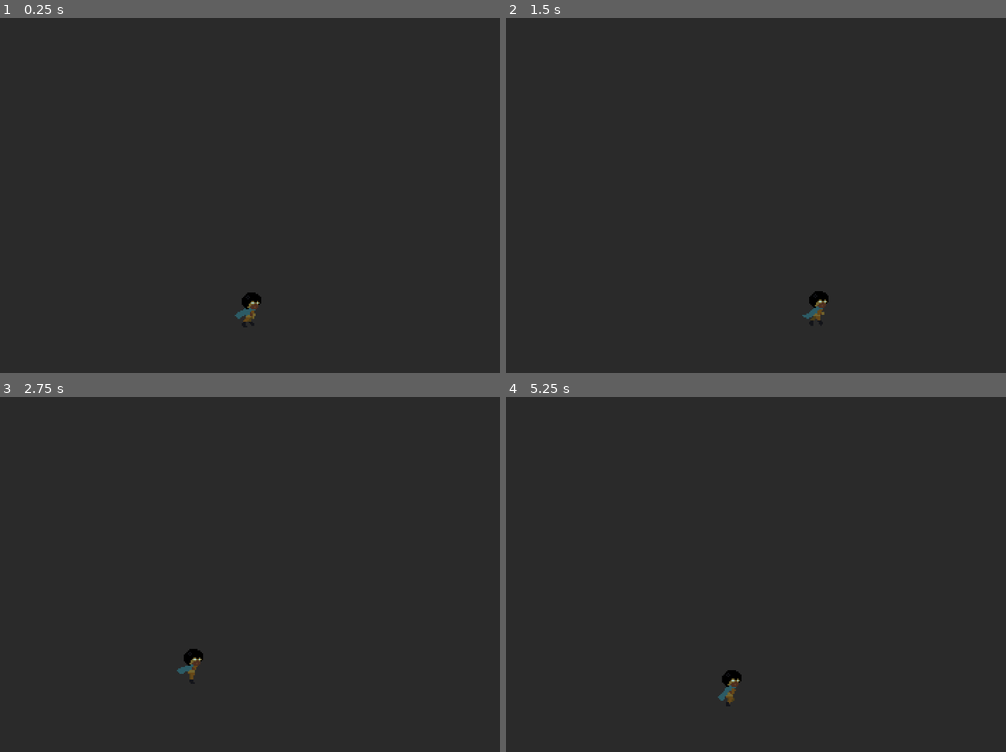
Above: before the commit, frames 1-4 (two rows, left to right).
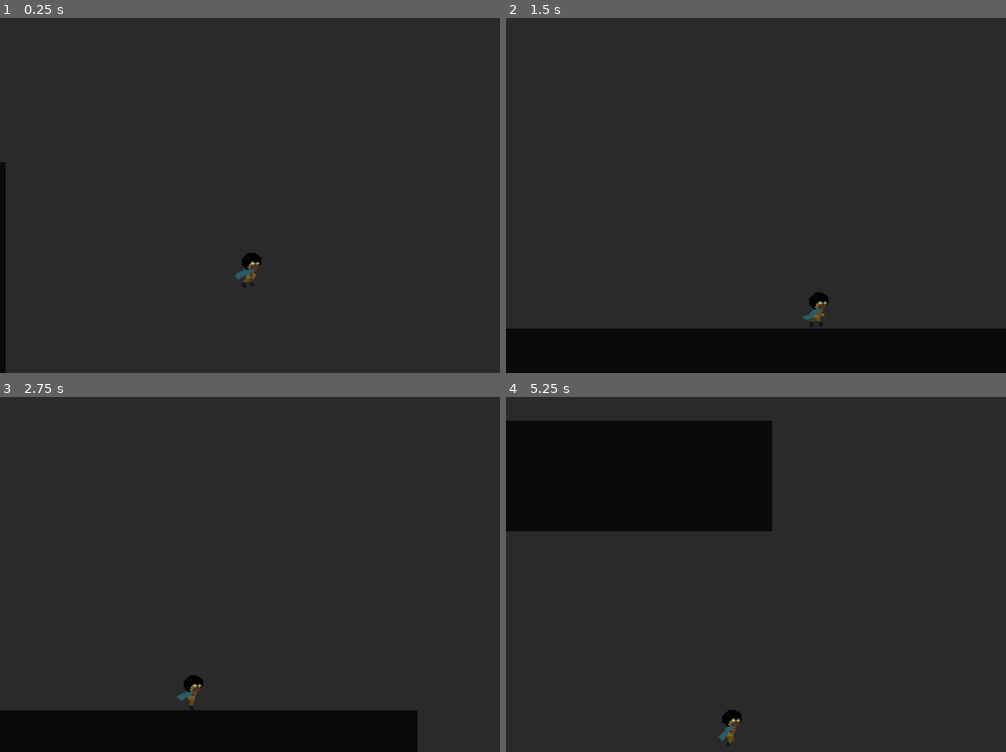
Above: after the commit, the same moments.

Repository: gpelussi/home_ggj19
Game: Godot game, scene res://Main.tscn
The game is run twice, just before and just after one commit, with the same random seed, the same clock (stepped at 60 frames per second) and the same inputs.
Inputs:
- Up to frame 1 (0.25 s): no input
- Up to frame 2 (1.5 s): hold Space (ACTION_C, bound only after the commit) 0.53-1.28 s; hold Right (DIR_RIGHT) from 0.53 s (still down); tap Up (DIR_UP) at 0.77, 1.07 s; tap C (ACTION_C, bound only before the commit) at 0.8, 1.35 s
- Up to frame 3 (2.75 s): tap Up (DIR_UP) at 1.52, 1.55, 1.82 s; release Right (DIR_RIGHT) at 2.03 s; hold Left (DIR_LEFT) from 2.03 s (still down); hold Up (DIR_UP) from 2.03 s (still down); tap Space (ACTION_C, bound only after the commit) at 2.3 s
- Up to frame 4 (5.25 s): release Left (DIR_LEFT) at 2.78 s; release Up (DIR_UP) at 2.78 s; hold Right (DIR_RIGHT) 2.78-4.28 s; tap Z (ACTION_A) at 2.85 s; tap Up (DIR_UP) at 3.02, 3.32, 3.77, 3.8, 4.07, 4.52, 4.82 s; tap C (ACTION_C, bound only before the commit) at 3.05 s; hold X (ACTION_B) 3.53-4.28 s; hold Left (DIR_LEFT) 4.28-5.03 s; tap Space (ACTION_C, bound only after the commit) at 4.35 s; hold Right (DIR_RIGHT) from 5.03 s (still down); hold C (ACTION_C, bound only before the commit) from 5.03 s (still down)

The runs differ from the first frame. In frame 1, 1.2% of the frame differs, in the area x 0-53%, y 40-100%; in frame 2, 13%; in frame 3, 10%; in frame 4, 17%, in the area x 0-54%, y 6-98%.

Commit message:
FUCK JUMP PHYSICS JESUS

Diff:
--- a/src/Bodies/Body.gd
+++ b/src/Bodies/Body.gd
@@ -2,8 +2,10 @@
 
 const Physics = preload("Physics.gd")
 
+signal landed_on_floor(position)
+
 var velocity = Vector2()
-var on_floor = true
+var jump_phase = -1
 
 # OVERRIDE METHODS
 
@@ -11,8 +13,8 @@
 	pass
 
 func _physics_process(delta):
+	move_and_slide(velocity, Physics.UP)
 	accelerate_gravity()
-	move_and_slide(velocity, Physics.UP)
 	check_floor()
 	deaccelerate()
 
@@ -21,13 +23,23 @@
 func set_movement(movement):
 	self.velocity += movement * Physics.BASE_SPEED
 
+func jump():
+	if jump_phase >= 0:
+		if jump_phase == 0:
+			jump_phase = Physics.JUMP
+		self.velocity += Physics.UP * jump_phase
+		jump_phase *= 0.9
+		if jump_phase <= Physics.EPSILON_SPEED:
+			jump_phase = -1
+
 func accelerate_gravity():
-	if not on_floor:
-		self.velocity += Physics.GRAVITY
+	if not is_on_floor():
+		self.velocity += Physics.DOWN * Physics.GRAVITY
 
 func check_floor():
-	if is_on_floor() and not on_floor:
-		on_floor = true
+	if jump_phase != 0 and is_on_floor():
+		print("landed!")
+		jump_phase = 0
 		velocity.y = 0
 		emit_signal("landed_on_floor", self.position)
 
--- a/src/Bodies/Physics.gd
+++ b/src/Bodies/Physics.gd
@@ -9,4 +9,5 @@
 const DEACCELERATION = 0.8
 const EPSILON_SPEED = 1
 
-const GRAVITY = Vector2(0, 256)
+const JUMP = 512
+const GRAVITY = 64
--- a/src/Bodies/Player/Controls.gd
+++ b/src/Bodies/Player/Controls.gd
@@ -7,12 +7,8 @@
 func _physics_process(delta):
 	var direction = Vector2()
 	if active:
-		if Input.is_action_pressed("DIR_UP"):
-			direction += Physics.UP
 		if Input.is_action_pressed("DIR_RIGHT"):
 			direction += Physics.RIGHT
-		if Input.is_action_pressed("DIR_DOWN"):
-			direction += Physics.DOWN
 		if Input.is_action_pressed("DIR_LEFT"):
 			direction += Physics.LEFT
 	if direction.length_squared() > 0:
@@ -26,6 +22,7 @@
 			print("CANCEL")
 		elif event.is_action_pressed("ACTION_C"):
 			print("JUMP")
+			get_parent().jump()
 		elif event.is_action_pressed("ACTION_D"):
 			print("AUX")
 		elif event.is_action_pressed("ACTION_PAUSE"):
--- a/src/Bodies/Player/Player.tscn
+++ b/src/Bodies/Player/Player.tscn
@@ -21,8 +21,8 @@
 rotating = false
 current = true
 zoom = Vector2( 1, 1 )
-limit_left = -10000000
-limit_top = -10000000
+limit_left = 0
+limit_top = 0
 limit_right = 10000000
 limit_bottom = 10000000
 limit_smoothed = true
--- a/src/Bodies/Player/Sprite.tscn
+++ b/src/Bodies/Player/Sprite.tscn
@@ -21,7 +21,7 @@
 "values": [ 0, 1, 2, 3, 4, 5 ]
 }
 
-[node name="Sprite" type="Sprite" index="0"]
+[node name="Sprite" type="Sprite"]
 
 texture = ExtResource( 1 )
 offset = Vector2( 0, -13 )
--- a/src/Main.tscn
+++ b/src/Main.tscn
@@ -3,7 +3,7 @@
 [ext_resource path="res://Main.gd" type="Script" id=1]
 [ext_resource path="res://Bodies/Player/Player.tscn" type="PackedScene" id=2]
 
-[node name="Main" type="Node2D"]
+[node name="Main" type="Node2D" index="0"]
 
 script = ExtResource( 1 )
 
@@ -11,7 +11,7 @@
 
 [node name="Polygon2D" type="Polygon2D" parent="Sample" index="0"]
 
-polygon = PoolVector2Array( 0, 192, 496, 192, 496, 272, 0, 272 )
+polygon = PoolVector2Array( 0, 192, 0, 0, 16, 0, 16, 192, 496, 192, 496, 272, 0, 272 )
 uv = PoolVector2Array(  )
 color = Color( 0.0429688, 0.0429688, 0.0429688, 1 )
 vertex_colors = PoolColorArray(  )
@@ -37,7 +37,7 @@
 [node name="CollisionPolygon2D" type="CollisionPolygon2D" parent="Sample/Polygon2D/StaticBody2D" index="0"]
 
 build_mode = 0
-polygon = PoolVector2Array( 0, 192, 496, 192, 496, 272, 0, 272 )
+polygon = PoolVector2Array( 0, 192, 0, 0, 16, 0, 16, 192, 496, 192, 496, 272, 0, 272 )
 
 [node name="Player" parent="Sample" index="1" instance=ExtResource( 2 )]
 
--- a/src/project.godot
+++ b/src/project.godot
@@ -58,7 +58,7 @@
  ]
 ACTION_B=[ Object(InputEventKey,"resource_local_to_scene":false,"resource_name":"","device":0,"alt":false,"shift":false,"control":false,"meta":false,"command":false,"pressed":false,"scancode":88,"unicode":0,"echo":false,"script":null)
  ]
-ACTION_C=[ Object(InputEventKey,"resource_local_to_scene":false,"resource_name":"","device":0,"alt":false,"shift":false,"control":false,"meta":false,"command":false,"pressed":false,"scancode":67,"unicode":0,"echo":false,"script":null)
+ACTION_C=[ Object(InputEventKey,"resource_local_to_scene":false,"resource_name":"","device":0,"alt":false,"shift":false,"control":false,"meta":false,"command":false,"pressed":false,"scancode":32,"unicode":0,"echo":false,"script":null)
  ]
 ACTION_D=[ Object(InputEventKey,"resource_local_to_scene":false,"resource_name":"","device":0,"alt":false,"shift":false,"control":false,"meta":false,"command":false,"pressed":false,"scancode":86,"unicode":0,"echo":false,"script":null)
  ]
